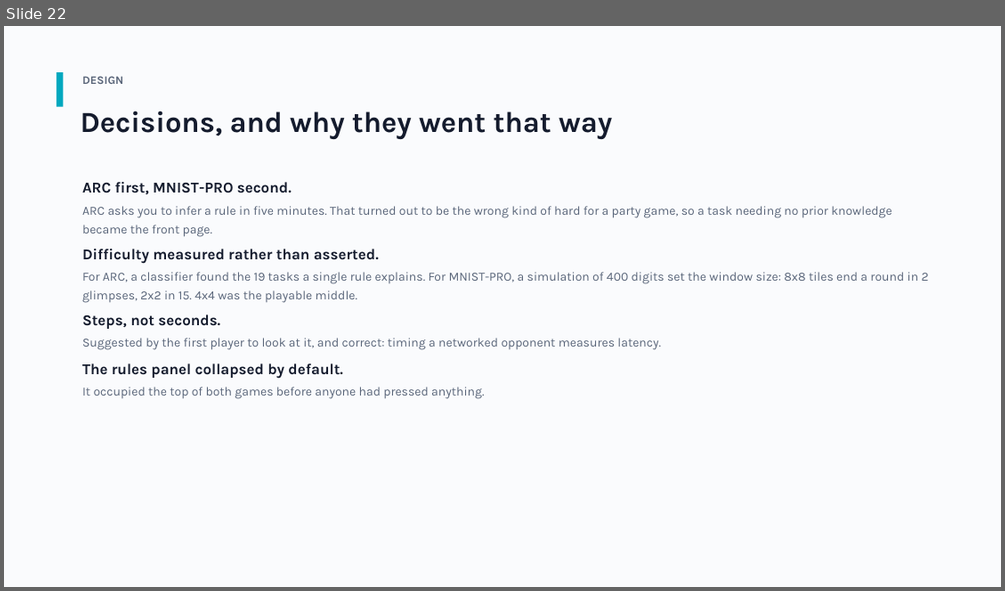
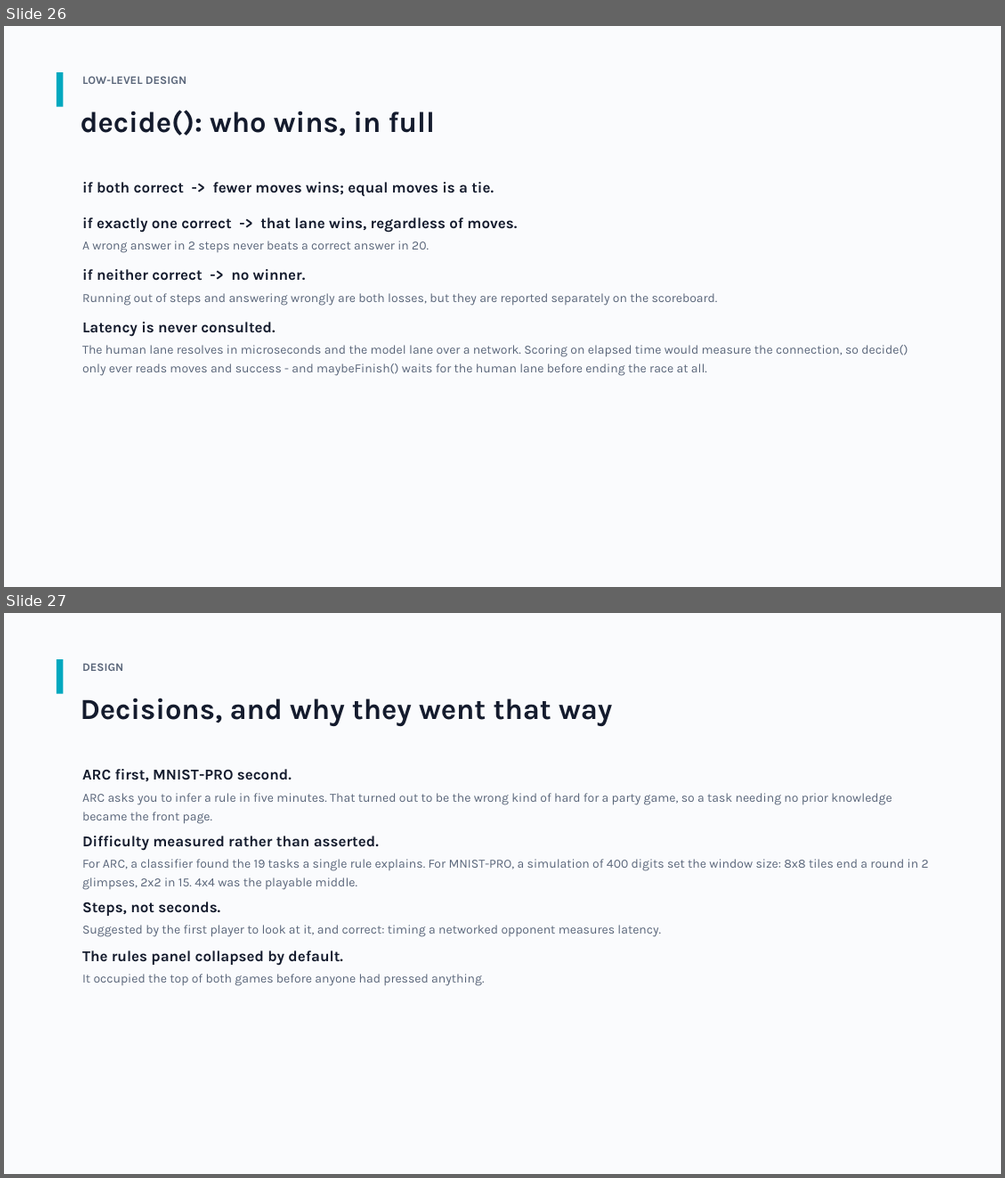
Before and after one commit to panandi/mnistpro, a slide deck: docs/MNIST-PRO-overview.pptx. Shown one above the other, each under a label of ours: slide 22 before the commit, slides 26 and 27 after it. The pictures are 1005x591 and 1005x1178 pixels, drawn with LibreOffice and Linux fonts; fonts in the diff are those of the drawing. Boxes give left, top, right and bottom in pixels: in the first picture for what was removed or moved away, otherwise in the second. Text is boxed around its words. In the diff, an @@ line names an element or a change of style, - is before the commit and + after.

```diff
--- a/docs/MNIST-PRO-overview.pptx
+++ b/docs/MNIST-PRO-overview.pptx
@@ slide 26 added at <box>4,26,1001,587</box>, background #FFFFFF @@
@@ rectangle added at <box>4,26,1001,587</box>, fill #FAFBFD @@
@@ rectangle added at <box>57,72,63,107</box>, fill #00A8BF @@
@@ text added at <box>82,76,186,84</box>, 11 pt, text #5A667A, bold @@
+LOW-LEVEL DESIGN
@@ text added at <box>81,110,435,136</box>, 28 pt, text #141B2D, bold @@
+decide(): who wins, in full
@@ text added at <box>82,182,494,196</box>, 14.5 pt, text #141B2D, bold @@
+if both correct -> fewer moves wins; equal moves is a tie.
@@ text added at <box>82,217,517,232</box>, 14.5 pt, text #141B2D, bold @@
+if exactly one correct -> that lane wins, regardless of moves.
@@ text added at <box>82,240,429,253</box>, 12 pt, text #5A667A @@
+A wrong answer in 2 steps never beats a correct answer in 20.
@@ text added at <box>82,269,306,281</box>, 14.5 pt, text #141B2D, bold @@
+if neither correct -> no winner.
@@ text added at <box>82,293,718,305</box>, 12 pt, text #5A667A @@
+Running out of steps and answering wrongly are both losses, but they are reported separately on the scoreboard.
@@ text added at <box>82,321,275,337</box>, 14.5 pt, text #141B2D, bold @@
+Latency is never consulted.
@@ text added at <box>82,345,907,376</box>, 12 pt, text #5A667A @@
+The human lane resolves in microseconds and the model lane over a network. Scoring on elapsed time would measure the connection, so decide() only ever reads moves and success - and maybeFinish() waits for the human lane before ending the race at all.
@@ what was slide 22 is now slide 27 @@
```
Also in this commit, not shown: 4 other slides added.
